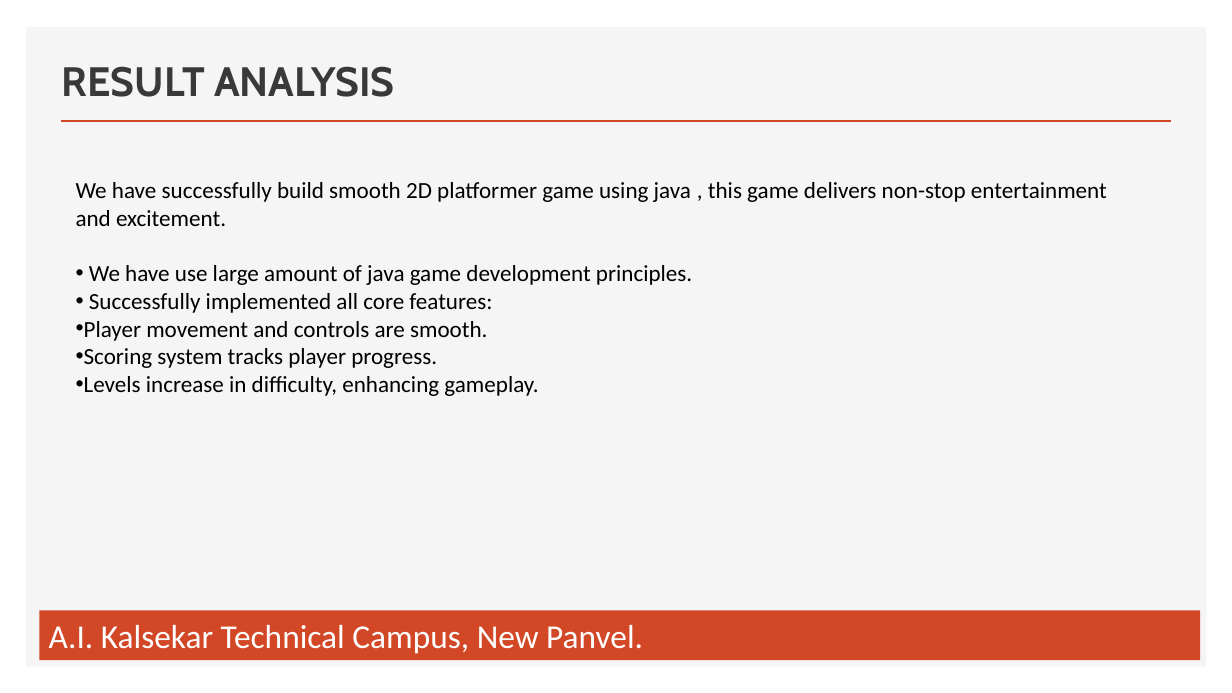
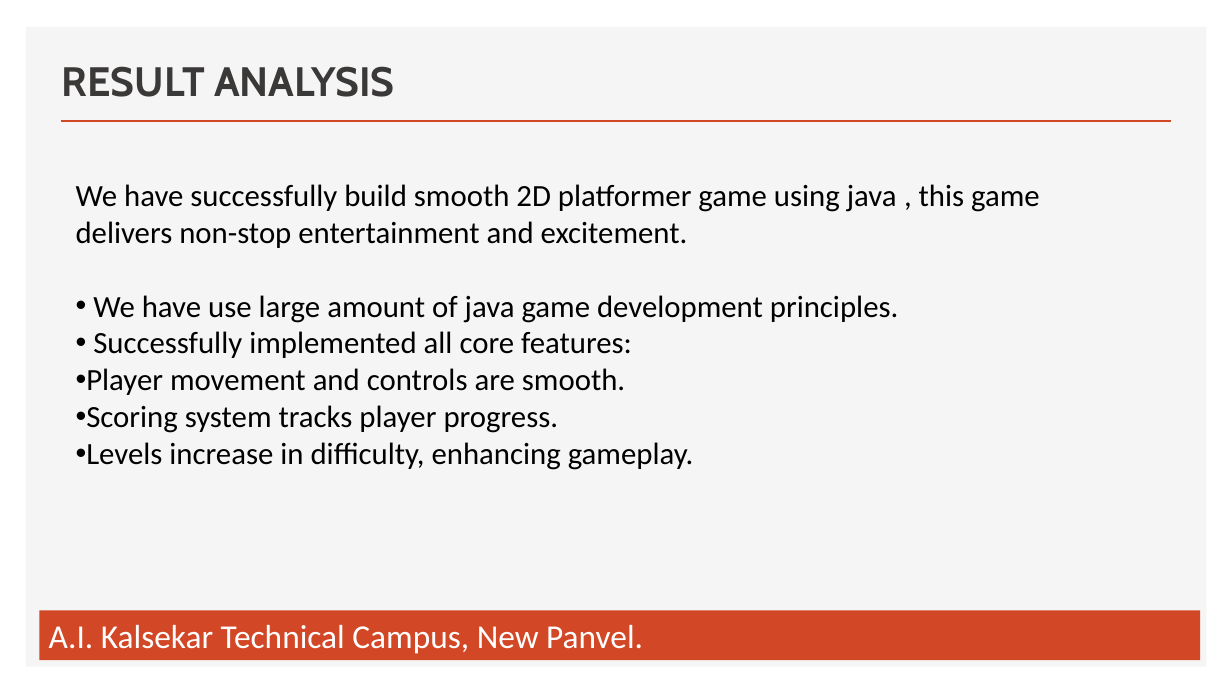
Before and after one commit to My-Project-Group-College/Adventure_Ball_Game, a slide deck: slide 10 of Presentation-2 Group 6 SE_MP_1A.pptx (slide 9 before the commit). Drawn at 1232x693 pixels with LibreOffice and Linux fonts; fonts in the diff are those of the drawing. Boxes give left, top, right and bottom in pixels: in the first picture for what was removed or moved away, otherwise in the second. Text is boxed around its words. In the diff, an @@ line names an element or a change of style, - is before the commit and + after.

```diff
--- a/Presentation-2 Group 6 SE_MP_1A.pptx
+++ b/Presentation-2 Group 6 SE_MP_1A.pptx
@@ text "We have successfully build smooth ..." at <box>76,184,1040,470</box>: size 18 to 24 pt @@
```
Also in this commit, not shown: 3 other slides changed, 1 slide added.
